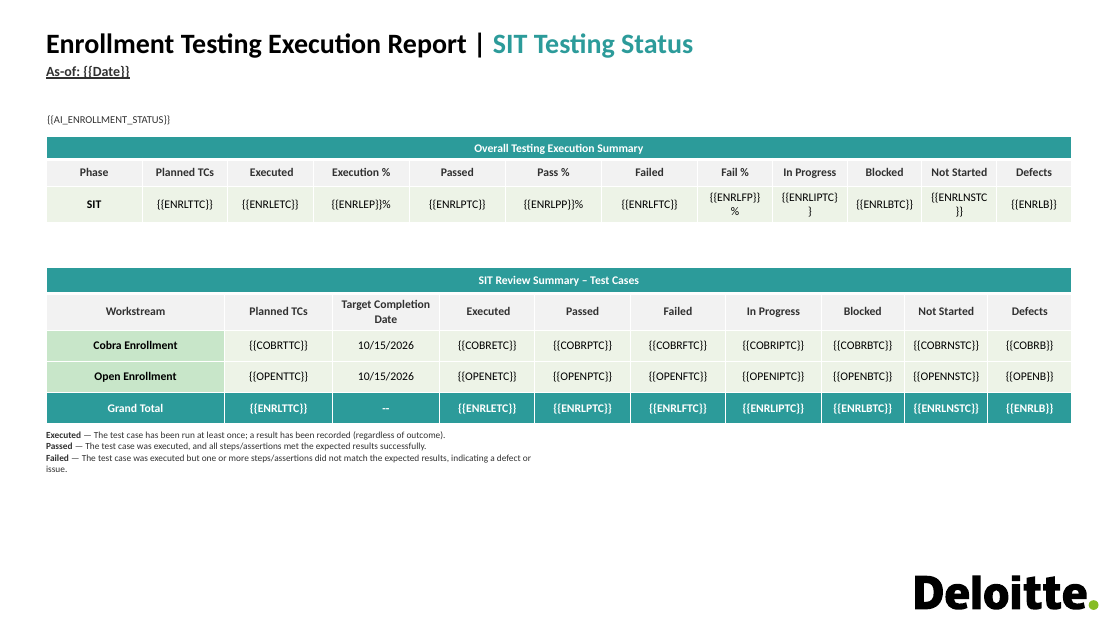
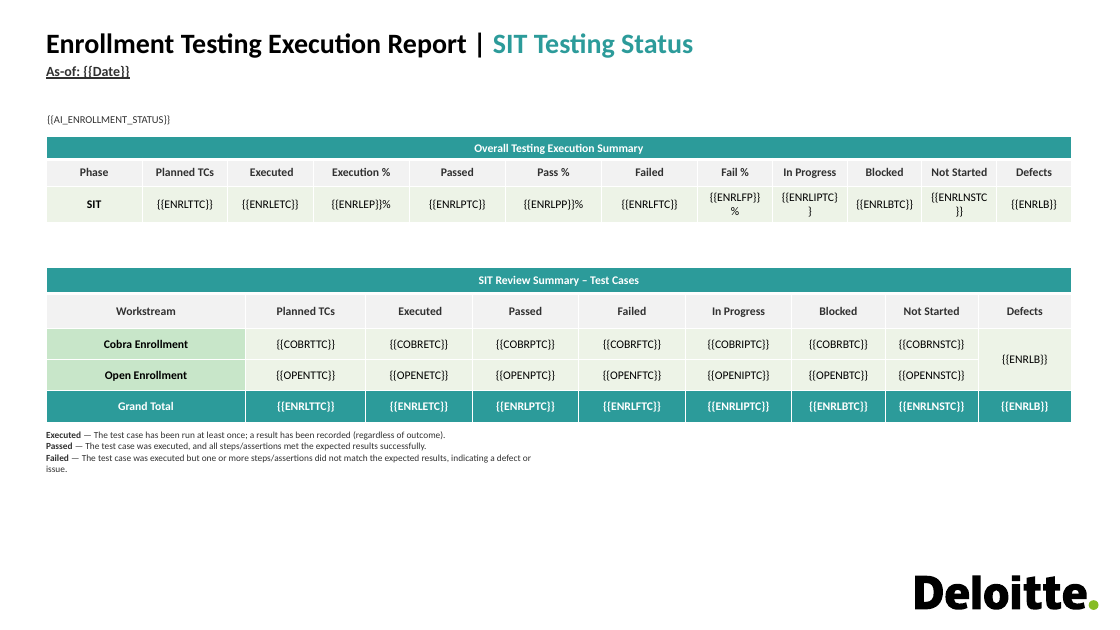
Before and after one commit to sgandhi3/Project-Management-Reporting, a slide deck: slide 5 of temp2.pptx. Drawn at 1120x630 pixels with LibreOffice and Linux fonts; fonts in the diff are those of the drawing. Boxes give left, top, right and bottom in pixels: in the first picture for what was removed or moved away, otherwise in the second. Text is boxed around its words. In the diff, an @@ line names an element or a change of style, - is before the commit and + after.

```diff
--- a/temp2.pptx
+++ b/temp2.pptx
@@ table at (46,268,1073,423) @@
-column 3:  | Target Completion Date | 10/15/2026 | 10/15/2026 | --
-column 9, row 3: {{COBRB}}
+column 9, row 3: {{ENRLB}}
-column 9, row 4: {{OPENB}}
+column 9, row 4: 
```
Also in this commit, not shown: 2 other slides changed.
